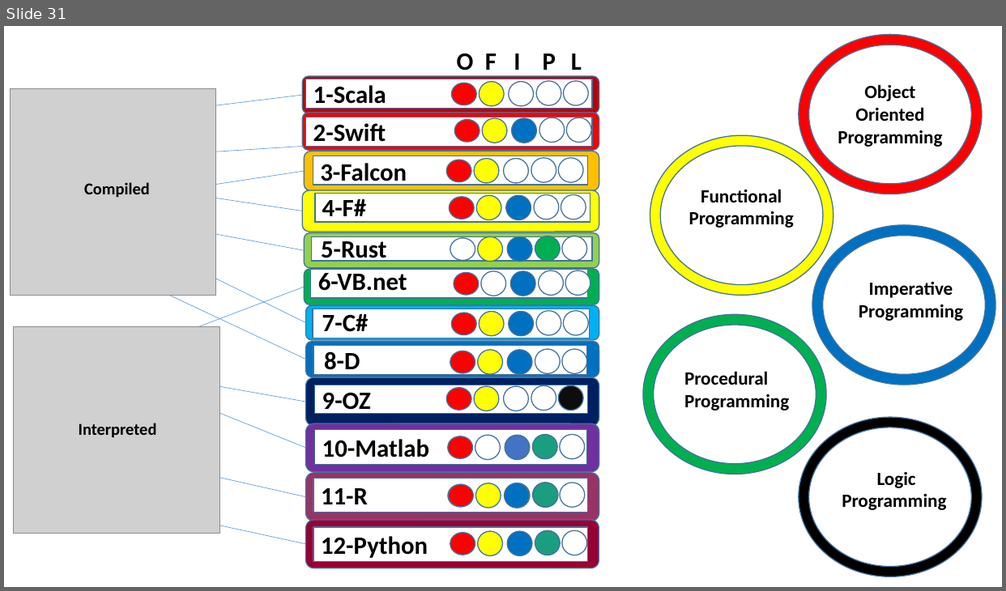
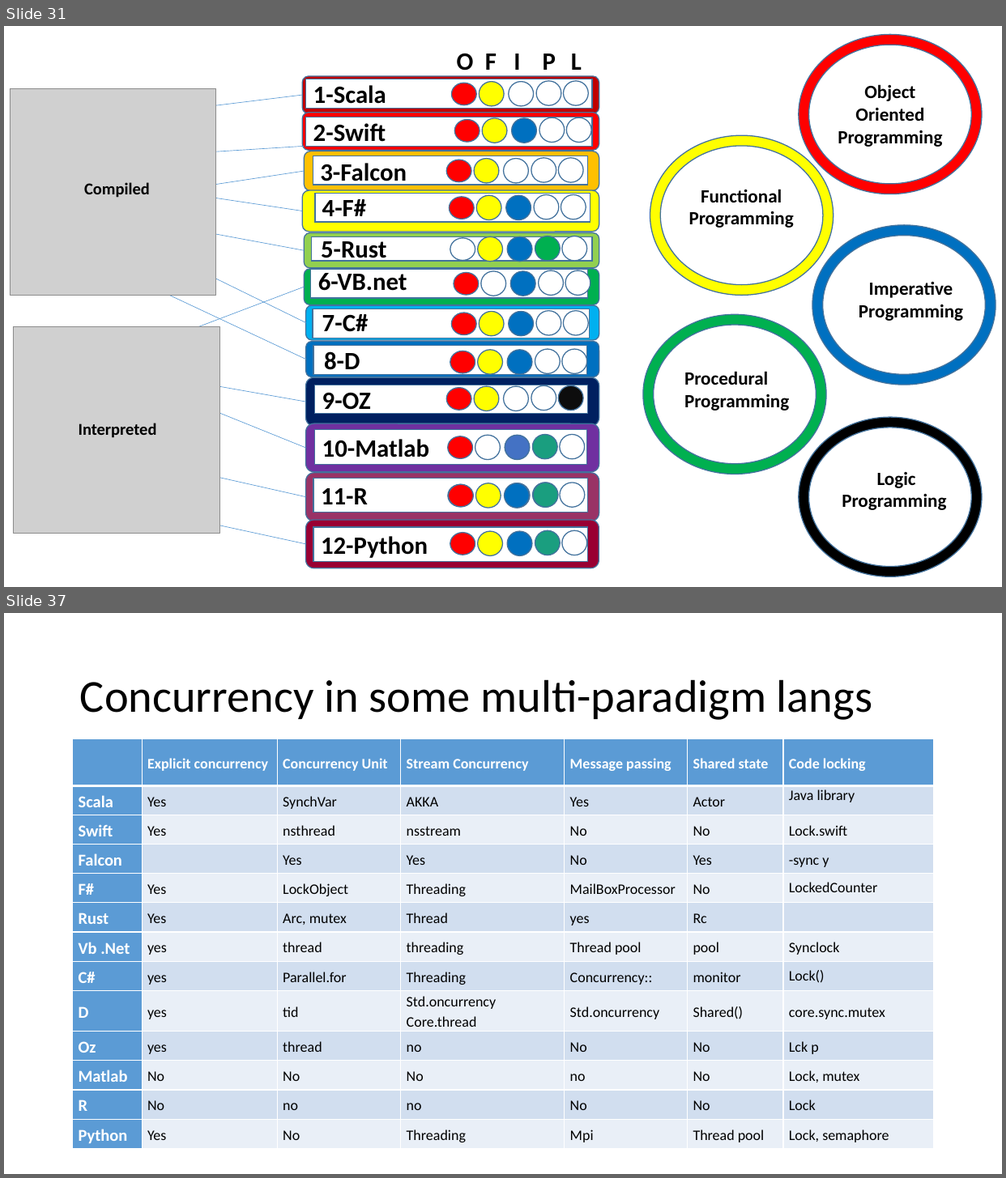
Before and after one commit to SharanGoharKhan/TPL-Project, a slide deck: TPL - May 10 - Updated Mehreen - Faisal.pptx. Shown one above the other, each under a label of ours: slide 31 before the commit, slides 31 and 37 after it; the slides between them are not shown. The pictures are 1006x591 and 1006x1178 pixels, drawn with LibreOffice and Linux fonts; fonts in the diff are those of the drawing; grey boxes stand for pictures. Boxes give left, top, right and bottom in pixels: in the first picture for what was removed or moved away, otherwise in the second. Text is boxed around its words. In the diff, an @@ line names an element or a change of style, - is before the commit and + after.

```diff
--- a/TPL - May 10 - Updated Mehreen - Faisal.pptx
+++ b/TPL - May 10 - Updated Mehreen - Faisal.pptx
@@ slide 37 added at bbox=[4, 613, 1002, 1174], background #FFFFFF @@
@@ title added at bbox=[80, 679, 872, 720], 44 pt, text #000000 @@
+Concurrency in some multi-paradigm langs
@@ table added at bbox=[73, 739, 933, 1147], 13 rows, 7 columns @@
+ | Explicit concurrency | Concurrency Unit | Stream Concurrency | Message passing | Shared state | Code locking
+Scala | Yes | SynchVar | AKKA | Yes | Actor | Java library
+Swift | Yes | nsthread | nsstream | No | No | Lock.swift
+Falcon |  | Yes | Yes | No | Yes | -sync y
+F# | Yes | LockObject | Threading | MailBoxProcessor | No | LockedCounter
+Rust | Yes | Arc, mutex | Thread | yes | Rc | 
+Vb .Net | yes | thread | threading | Thread pool | pool | Synclock
+C# | yes | Parallel.for | Threading | Concurrency:: | monitor | Lock()
+D | yes | tid | Std.oncurrency Core.thread | Std.oncurrency | Shared() | core.sync.mutex
+Oz | yes | thread | no | No | No | Lck p
+Matlab | No | No | No | no | No | Lock, mutex
+R | No | no | no | No | No | Lock
+Python | Yes | No | Threading | Mpi | Thread pool | Lock, semaphore
```
Also in this commit, not shown: 5 other slides added.
